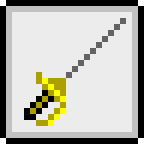
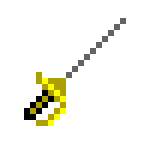
Revision of a layered 144×144 image; what changed, layer by layer:
hid "Border" over [0, 0, 144, 144]
